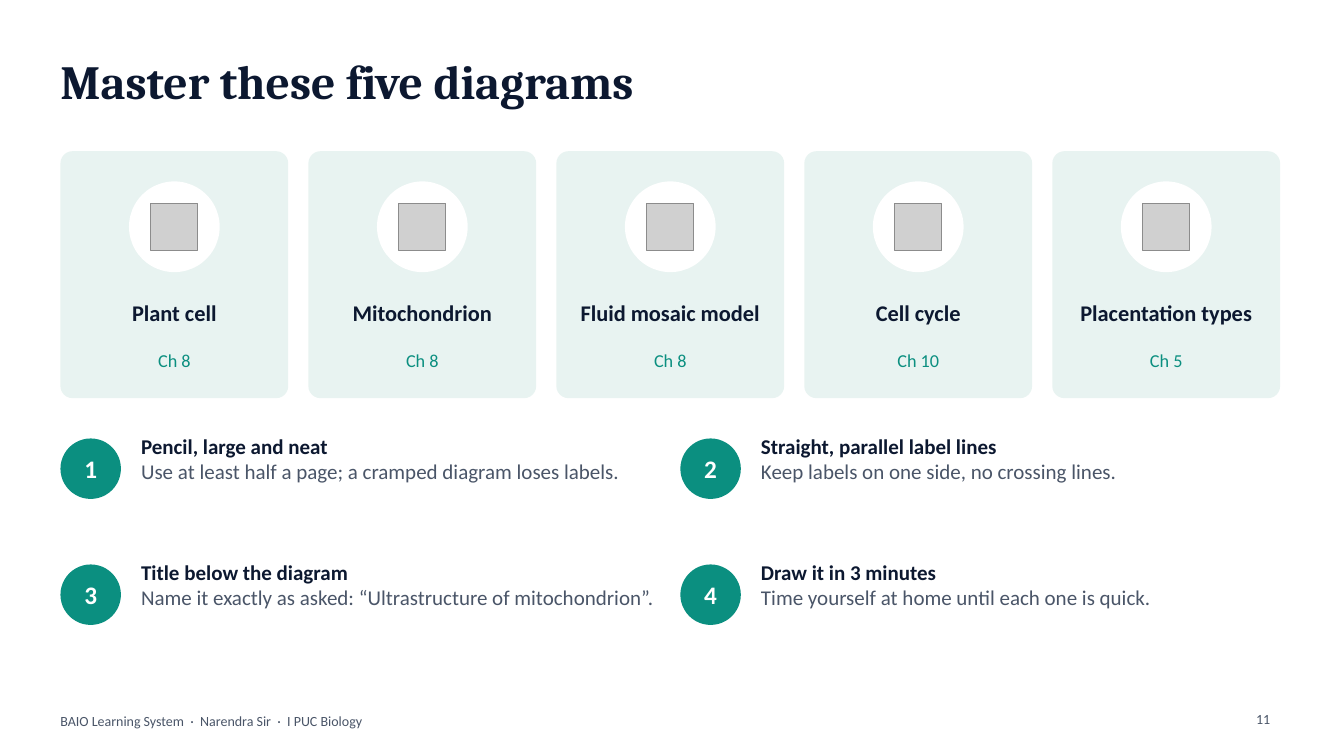
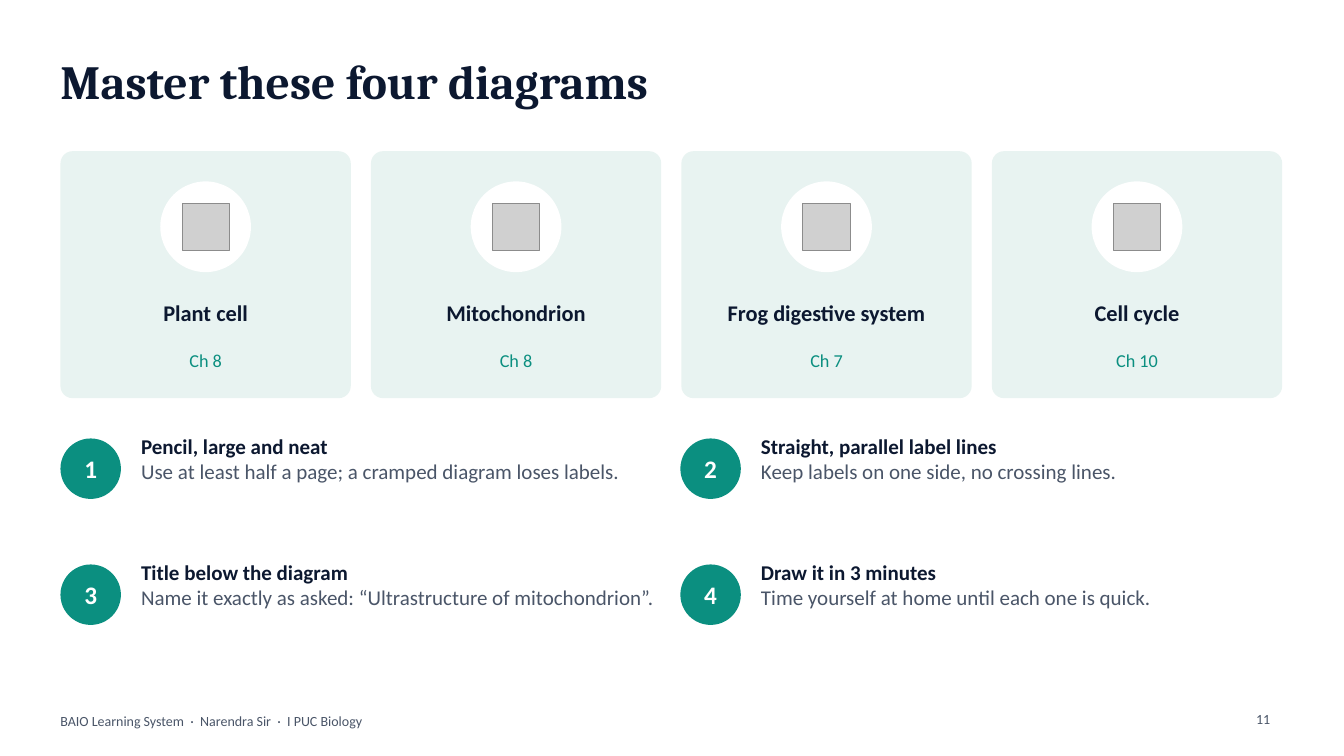
Before and after one commit to narendra-bio-sir/BAIO-Learning-System-By-Narendra-Sir, a slide deck: slide 11 of exam-corner/pu1-midterm-2026-topics-and-tips.pptx. Drawn at 1344x756 pixels with LibreOffice and Linux fonts; fonts in the diff are those of the drawing; grey boxes stand for pictures. Boxes give left, top, right and bottom in pixels: in the first picture for what was removed or moved away, otherwise in the second. Text is boxed around its words. In the diff, an @@ line names an element or a change of style, - is before the commit and + after.

```diff
--- a/exam-corner/pu1-midterm-2026-topics-and-tips.pptx
+++ b/exam-corner/pu1-midterm-2026-topics-and-tips.pptx
@@ title at (x1=60, y1=65, x2=648, y2=110): text changed @@
-Master these five diagrams
+Master these four diagrams
@@ rounded rectangle resized from (x1=60, y1=151, x2=288, y2=398) to (x1=60, y1=151, x2=351, y2=398) @@
@@ proportions changed in 4 elements at (x1=992, y1=151, x2=1282, y2=398), (x1=60, y1=151, x2=351, y2=398), (x1=682, y1=151, x2=972, y2=398), (x1=371, y1=151, x2=661, y2=398) @@
@@ rounded rectangle resized from (x1=309, y1=151, x2=536, y2=398) to (x1=371, y1=151, x2=661, y2=398) @@
@@ rounded rectangle removed at (x1=557, y1=151, x2=784, y2=398) @@
@@ rounded rectangle resized from (x1=805, y1=151, x2=1032, y2=398) to (x1=682, y1=151, x2=972, y2=398) @@
@@ rounded rectangle resized from (x1=1053, y1=151, x2=1280, y2=398) to (x1=992, y1=151, x2=1282, y2=398) @@
@@ ellipse moved from (x1=129, y1=181, x2=220, y2=272) to (x1=160, y1=181, x2=251, y2=272) @@
@@ picture moved from (x1=151, y1=204, x2=199, y2=251) to (x1=182, y1=204, x2=230, y2=251) @@
@@ ellipse moved from (x1=377, y1=181, x2=468, y2=272) to (x1=471, y1=181, x2=562, y2=272) @@
@@ picture moved from (x1=399, y1=204, x2=447, y2=251) to (x1=493, y1=204, x2=540, y2=251) @@
@@ ellipse removed at (x1=625, y1=181, x2=716, y2=272) @@
@@ picture removed at (x1=647, y1=204, x2=695, y2=251) @@
@@ ellipse moved from (x1=873, y1=181, x2=964, y2=272) to (x1=781, y1=181, x2=872, y2=272) @@
@@ picture moved from (x1=895, y1=204, x2=943, y2=251) to (x1=804, y1=204, x2=851, y2=251) @@
@@ ellipse moved from (x1=1121, y1=181, x2=1212, y2=272) to (x1=1092, y1=181, x2=1183, y2=272) @@
@@ picture moved from (x1=1143, y1=204, x2=1191, y2=251) to (x1=1114, y1=204, x2=1162, y2=251) @@
@@ text "Plant cell" moved from (x1=132, y1=305, x2=217, y2=321) to (x1=163, y1=305, x2=248, y2=321) @@
@@ text "Mitochondrion" moved from (x1=353, y1=305, x2=492, y2=321) to (x1=446, y1=305, x2=585, y2=321) @@
@@ text "Cell cycle" moved from (x1=876, y1=305, x2=961, y2=325) to (x1=1095, y1=305, x2=1180, y2=325) @@
@@ text removed at (x1=581, y1=305, x2=760, y2=321) @@
-Fluid mosaic model
@@ text added at (x1=728, y1=305, x2=926, y2=325), 16 pt, text #0C1830, bold @@
+Frog digestive system
@@ text removed at (x1=1080, y1=305, x2=1251, y2=325) @@
-Placentation types
@@ text "Ch 8" moved from (x1=158, y1=354, x2=190, y2=367) to (x1=189, y1=354, x2=222, y2=367) @@
@@ text "Ch 8" moved from (x1=406, y1=354, x2=438, y2=367) to (x1=500, y1=354, x2=532, y2=367) @@
@@ text at (x1=810, y1=354, x2=843, y2=367): text changed @@
-Ch 8
+Ch 7
@@ text "Ch 10" moved from (x1=897, y1=354, x2=939, y2=367) to (x1=1116, y1=354, x2=1157, y2=367) @@
@@ text removed at (x1=1150, y1=354, x2=1182, y2=367) @@
-Ch 5
```
Also in this commit, not shown: 6 other slides changed, 2 other files.
